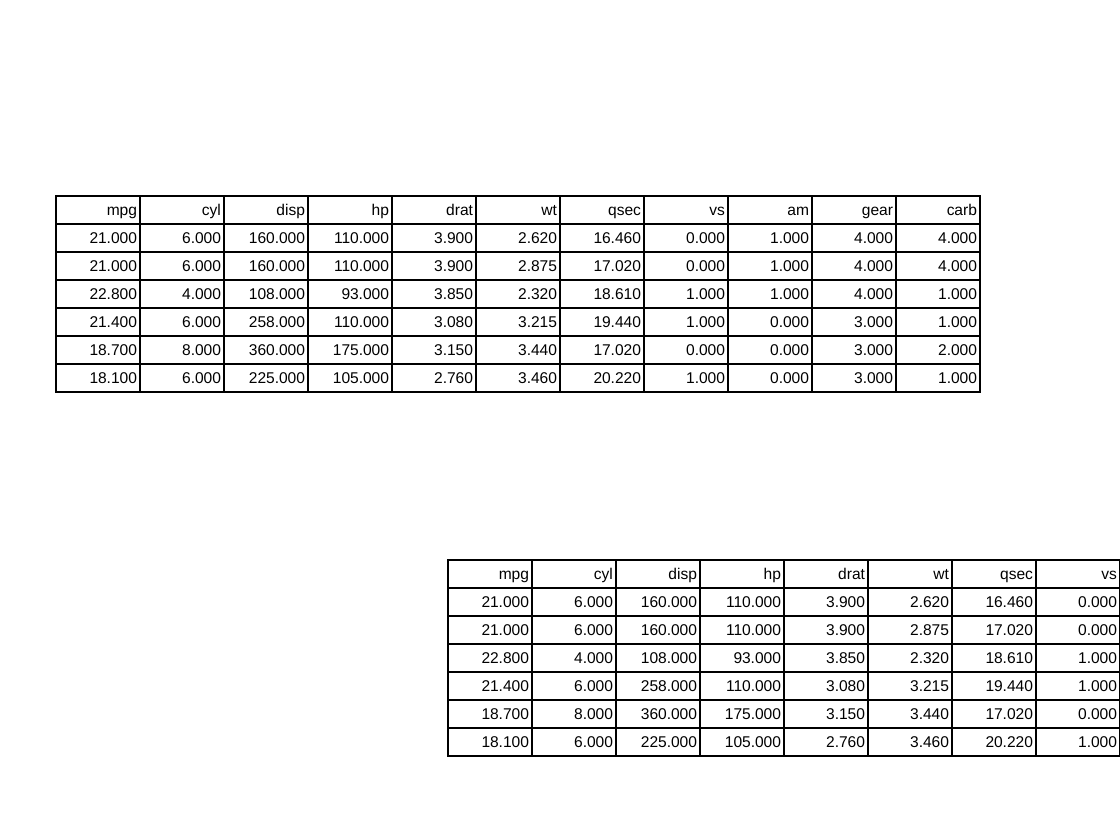
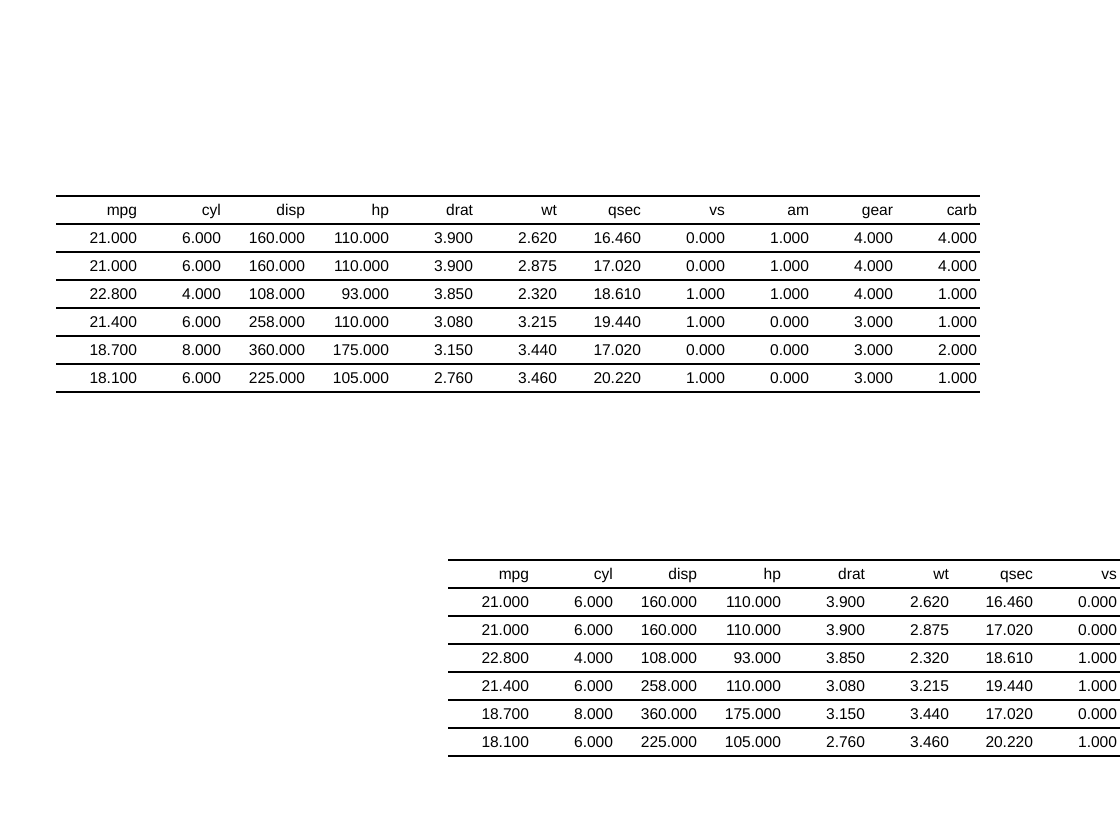
Before and after one commit to davidgohel/flextable, a slide deck: slide 1 of docs/reference/test.pptx. Drawn at 1120x840 pixels with LibreOffice and Linux fonts; fonts in the diff are those of the drawing. Boxes give left, top, right and bottom in pixels: in the first picture for what was removed or moved away, otherwise in the second. Text is boxed around its words. In the diff, an @@ line names an element or a change of style, - is before the commit and + after.

```diff
--- a/docs/reference/test.pptx
+++ b/docs/reference/test.pptx
@@ table at box(56, 196, 980, 750) @@
@@ borders changed @@
@@ table at box(448, 560, 1120, 751) @@
@@ borders changed @@
```
Also in this commit, not shown: 32 other files.
